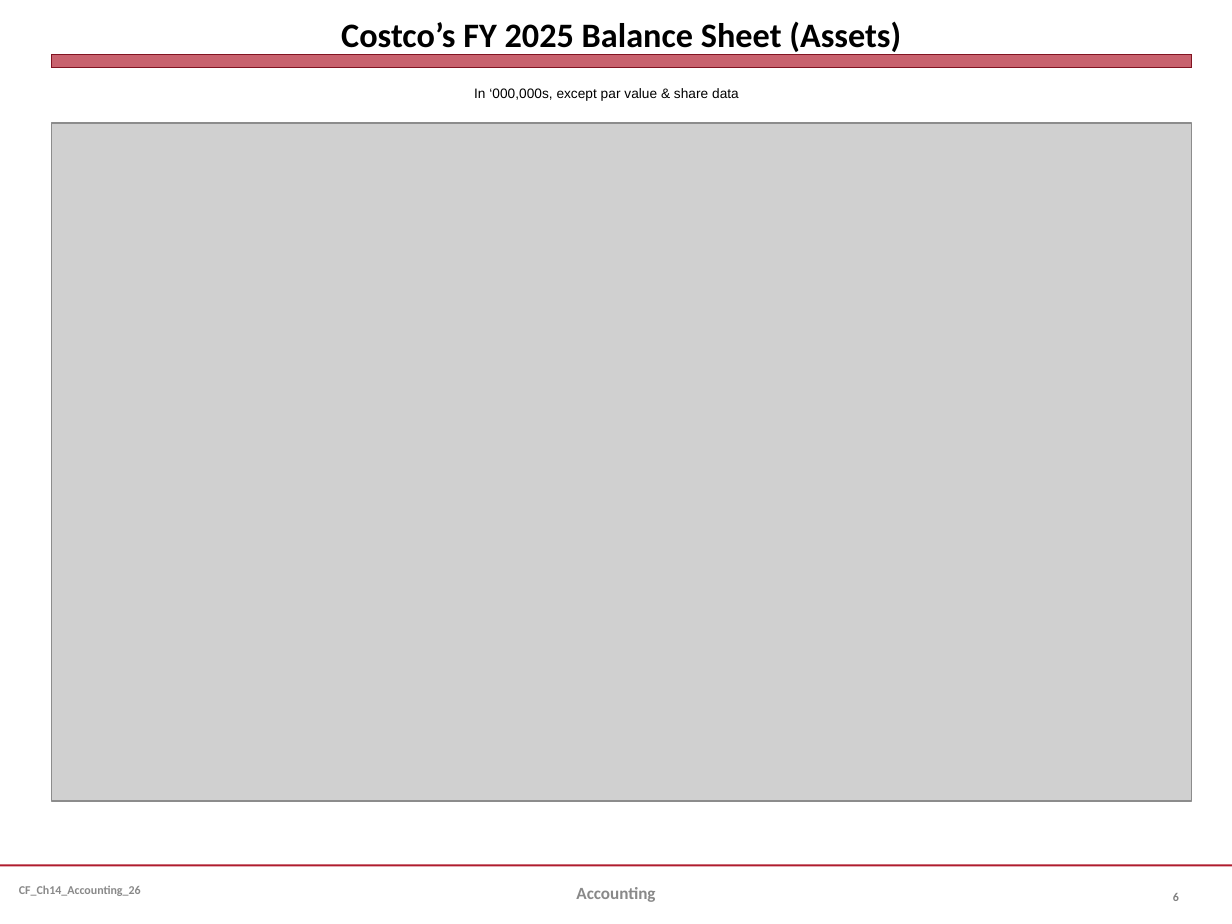
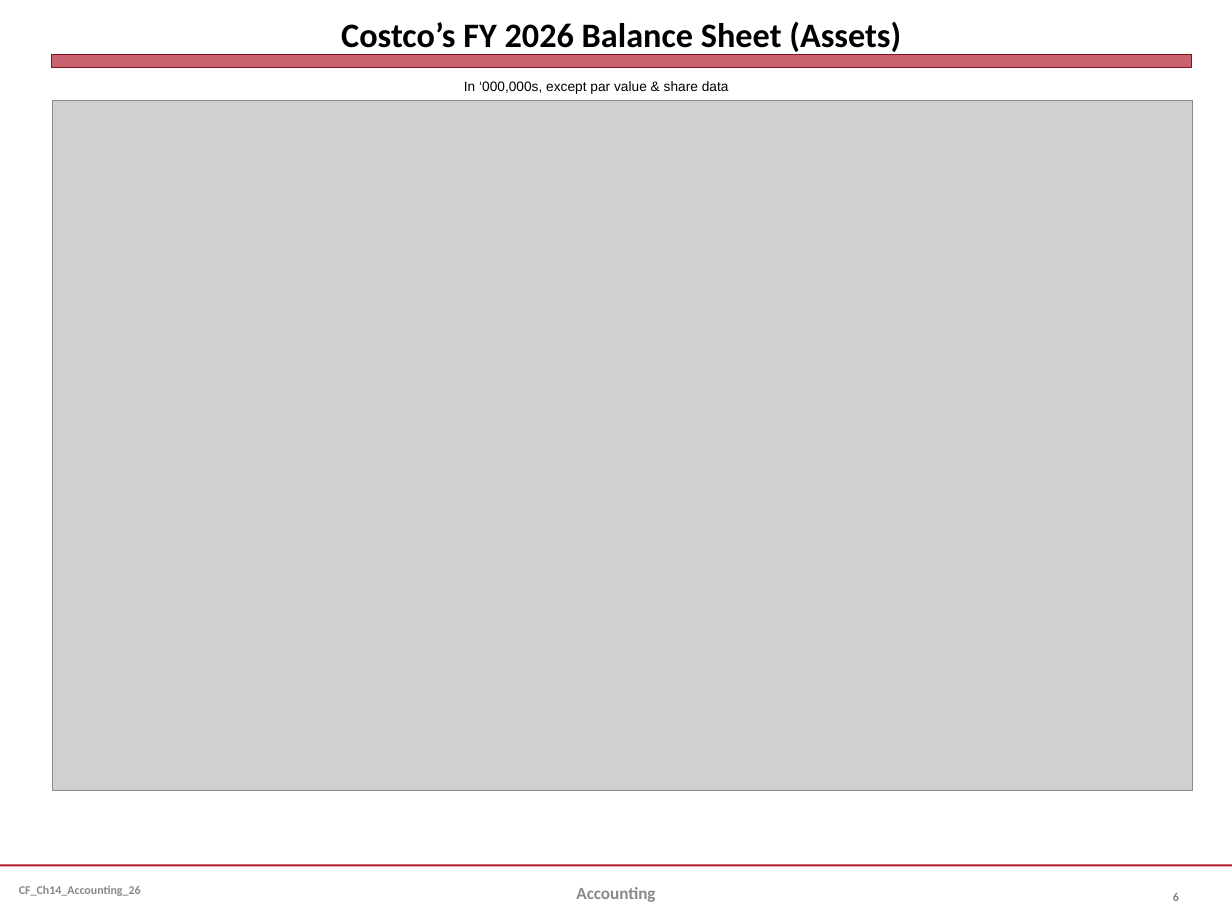
Before and after one commit to jmc877/Corporate-Finance, a slide deck: slide 6 of slides/CF_Ch14_Accounting_26.pptx. Drawn at 1232x924 pixels with LibreOffice and Linux fonts; fonts in the diff are those of the drawing; grey boxes stand for pictures. Boxes give left, top, right and bottom in pixels: in the first picture for what was removed or moved away, otherwise in the second. Text is boxed around its words. In the diff, an @@ line names an element or a change of style, - is before the commit and + after.

```diff
--- a/slides/CF_Ch14_Accounting_26.pptx
+++ b/slides/CF_Ch14_Accounting_26.pptx
@@ title at box(341, 21, 901, 56): text changed @@
-Costco’s FY 2025 Balance Sheet (Assets)
+Costco’s FY 2026 Balance Sheet (Assets)
@@ text "In ‘000,000s, except par value ...": place and size @@
-text "In ‘000,000s, except par value ..." at box(474, 88, 739, 101)
+text "In ‘000,000s, except par value ..." at box(464, 81, 729, 94)
@@ picture: place and size @@
-picture at box(52, 123, 1191, 801)
+picture at box(53, 101, 1193, 791)
```
Also in this commit, not shown: 6 other slides changed, 1 slide added, 1 other file.
